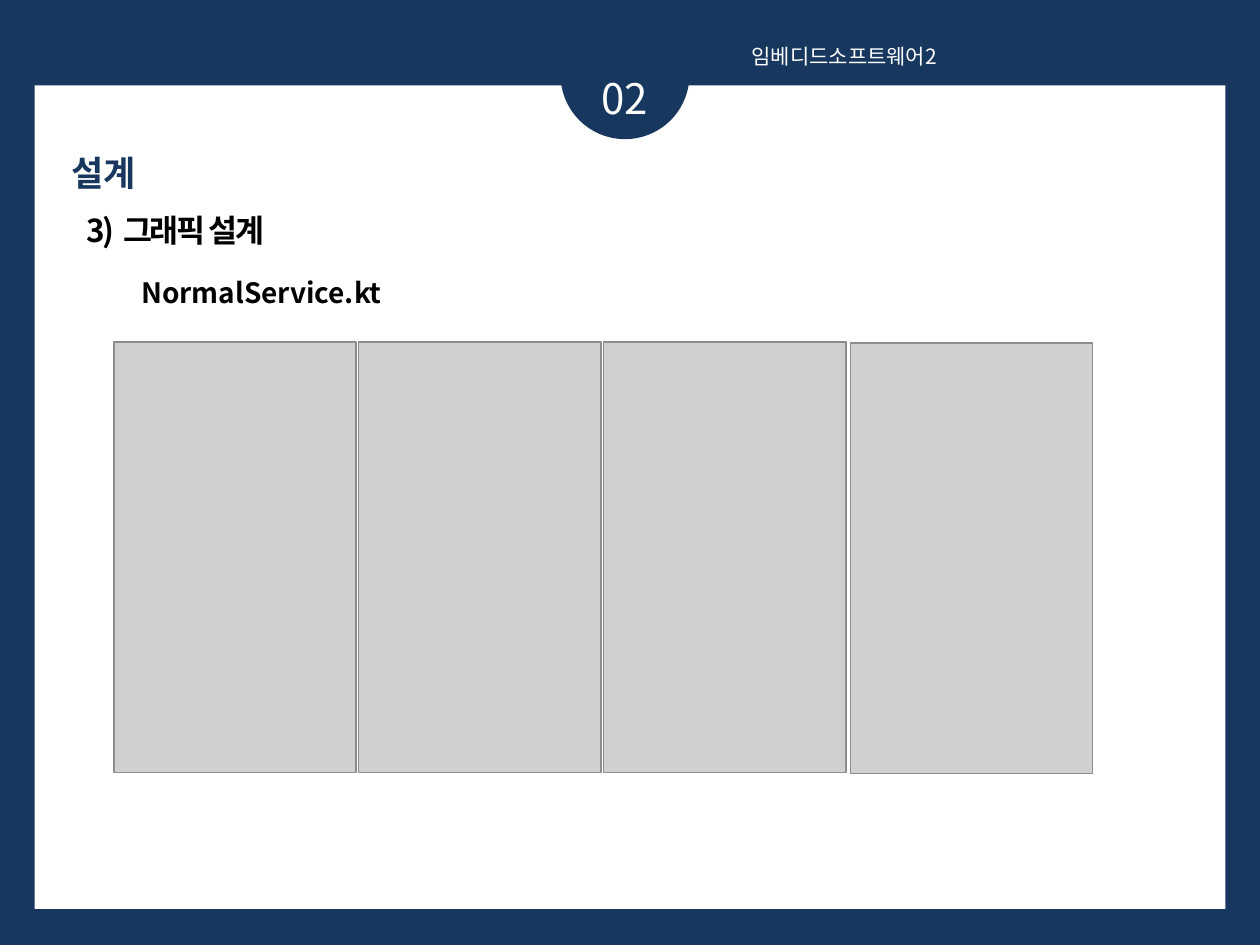
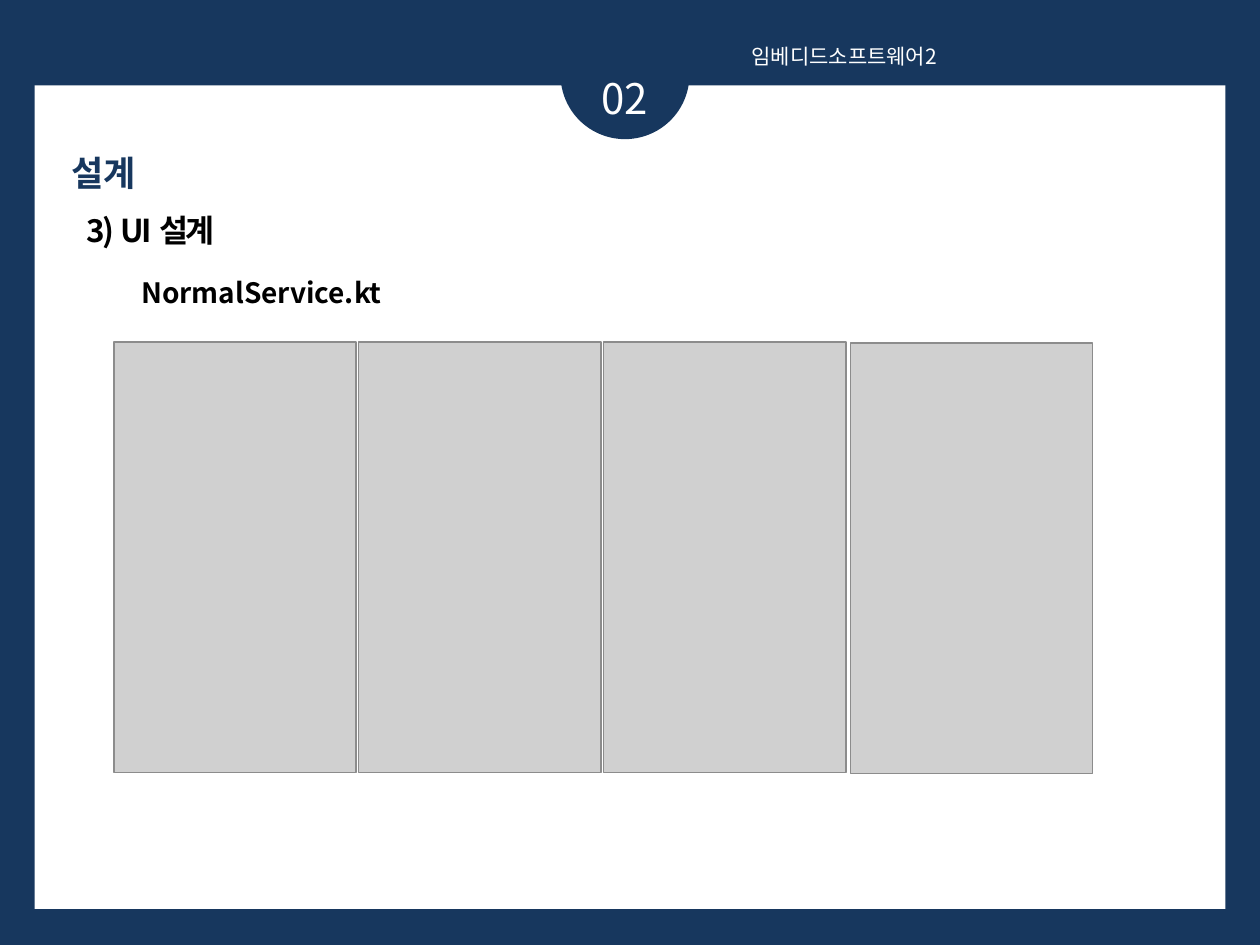
Before and after one commit to 201411108/Black-Android-app-for-eye, a slide deck: slide 11 of Document/발표PPT.pptx (slide 12 before the commit). Drawn at 1260x945 pixels with LibreOffice and Linux fonts; fonts in the diff are those of the drawing; grey boxes stand for pictures. Boxes give left, top, right and bottom in pixels: in the first picture for what was removed or moved away, otherwise in the second. Text is boxed around its words. In the diff, an @@ line names an element or a change of style, - is before the commit and + after.

```diff
--- a/Document/발표PPT.pptx
+++ b/Document/발표PPT.pptx
@@ text at bbox=[87, 215, 214, 249]: text changed @@
-3) 그래픽 설계
+3) UI 설계
```
Also in this commit, not shown: 12 other slides changed, 11 slides removed.
